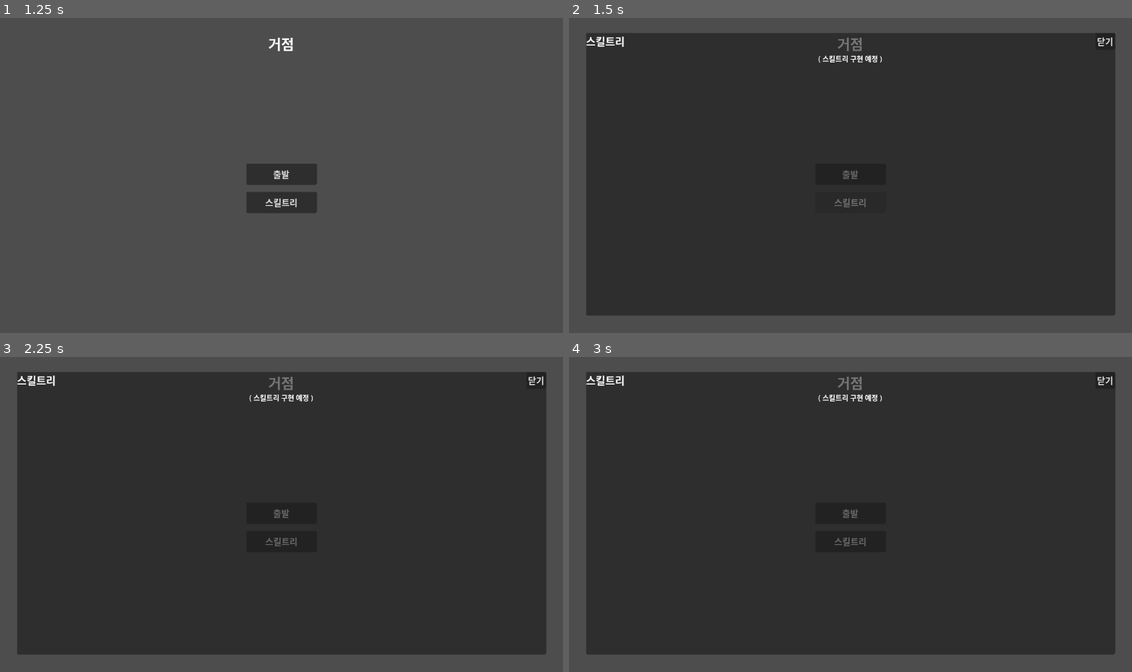
Above: before the commit, frames 1-4 (two rows, left to right).
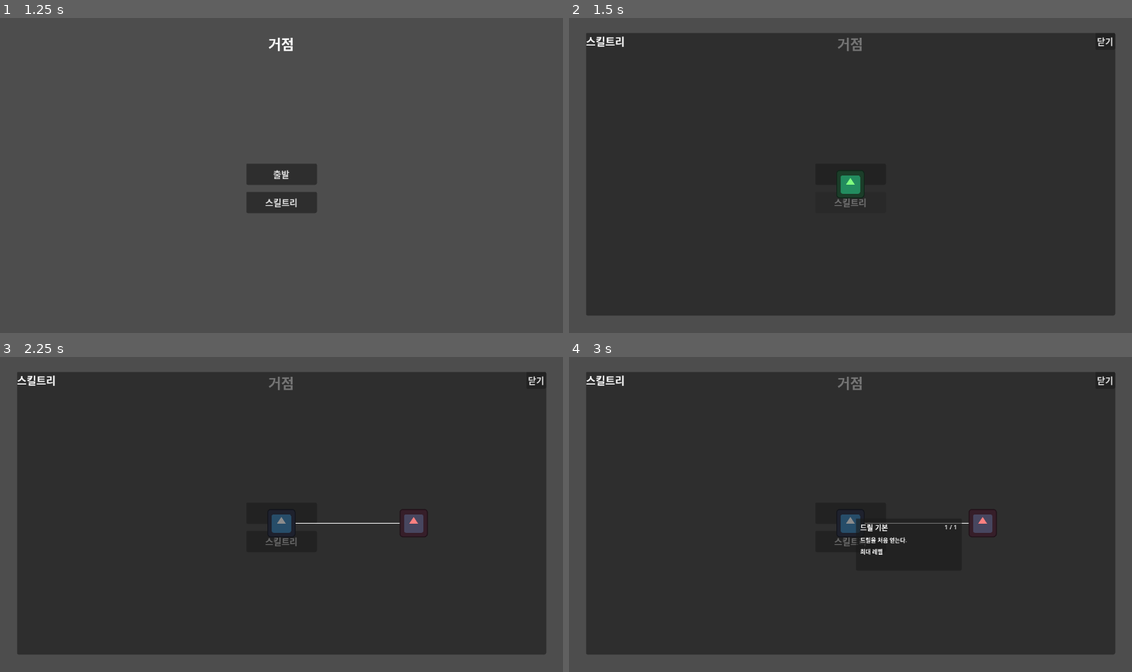
Above: after the commit, the same moments.

Repository: illwsion/Dig-Down-the-Planet
Game: Godot game, scene res://scenes/main/Main.tscn
Same seed, same stepped clock (60 frames per second), same inputs: the game is played once before the commit and once after it. The engine's default icon, where the game draws it, is replaced by a stand-in: a white triangle on a blue panel in a dark square.
Inputs (mouse positions are in pixels of both pictures, inside the frame that each line leads up to):
- Up to frame 1 (1.25 s): click "거점으로 복귀" at 0.5 s
- Up to frame 2 (1.5 s): click "스킬트리" at 1.25 s
- Up to frame 3 (2.25 s): click (281, 523) at 2.02 s
- Up to frame 4 (3 s): click "출발" at 2.75 s

Frame 1 is identical in both runs. In frame 2, 0.4% of the frame differs, in the area x 44-56%, y 11-58%; in frame 3, 0.7%; in frame 4, 0.8%, in the area x 44-76%, y 11-63%.

Commit message:
feat: 스킬, 스킬트리 시스템 구현

Diff:
--- a/autoload/GameState.gd
+++ b/autoload/GameState.gd
@@ -2,6 +2,40 @@
 
 ## 전역 게임 상태 (자원, 골드, 인벤 참조 등).
 
+const c_RootSkillId: StringName = &"drill_basic"
+
+## { 스킬id: 현재레벨 }. 미습득 스킬은 키 없음.
+var learned_skills: Dictionary = {}
+
+## 현재 트리에 표시 중인 스킬 id 목록.
+var visible_skills: Array[StringName] = []
+
+## 달러. 달러 획득 시스템 구현 전까지 0으로 유지.
+var dollars: int = 0
+
+## 광석 인벤토리. { ore_id: StringName -> amount: int }
+var ore_inventory: Dictionary = {}
+
+
 func _ready() -> void:
 	# Autoload는 메인 씬·자식 노드보다 먼저 _ready됨. World가 청크를 채우기 전에 실행해야 함.
 	WorldGenerator.randomize_run_seed()
+	visible_skills = [c_RootSkillId]
+	print("GameState: visible_skills = ", visible_skills)
+
+
+func can_afford(_cost: SkillCost) -> bool:
+	if dollars < _cost.dollar_cost:
+		return false
+	for oreId in _cost.ore_costs:
+		var required: int = _cost.ore_costs[oreId]
+		var owned: int = ore_inventory.get(oreId, 0)
+		if owned < required:
+			return false
+	return true
+
+
+func deduct_cost(_cost: SkillCost) -> void:
+	dollars -= _cost.dollar_cost
+	for oreId in _cost.ore_costs:
+		ore_inventory[oreId] = ore_inventory.get(oreId, 0) - _cost.ore_costs[oreId]
--- a/scenes/hub/Hub.gd
+++ b/scenes/hub/Hub.gd
@@ -4,6 +4,7 @@
 @onready var m_skill_tree_button: Button = $UILayer/SkillTreeButton
 @onready var m_skill_tree_panel: PanelContainer = $UILayer/SkillTreePanel
 @onready var m_close_button: Button = $UILayer/SkillTreePanel/VBox/HeaderBar/CloseButton
+@onready var m_skill_tree_view = $UILayer/SkillTreePanel/VBox/SkillTreeView
 
 
 func _ready() -> void:
@@ -18,6 +19,8 @@
 
 func _on_skill_tree_button_pressed() -> void:
 	m_skill_tree_panel.visible = true
+	# visible = true 이후 레이아웃 계산이 끝난 다음 프레임에 refresh 호출
+	m_skill_tree_view.call_deferred("refresh")
 
 
 func _on_close_button_pressed() -> void:
--- a/scenes/hub/Hub.tscn
+++ b/scenes/hub/Hub.tscn
@@ -1,6 +1,7 @@
-[gd_scene load_steps=2 format=3 uid="uid://hub_scene"]
+[gd_scene load_steps=3 format=3 uid="uid://hub_scene"]
 
 [ext_resource type="Script" path="res://scenes/hub/Hub.gd" id="1_hub"]
+[ext_resource type="PackedScene" path="res://scenes/ui/skill_tree/SkillTreeView.tscn" id="2_skilltreeview"]
 
 [node name="Hub" type="Node2D"]
 script = ExtResource("1_hub")
@@ -88,9 +89,6 @@
 theme_override_font_sizes/font_size = 20
 text = "닫기"
 
-[node name="ContentLabel" type="Label" parent="UILayer/SkillTreePanel/VBox"]
+[node name="SkillTreeView" parent="UILayer/SkillTreePanel/VBox" instance=ExtResource("2_skilltreeview")]
 layout_mode = 2
-theme_override_font_sizes/font_size = 16
-text = "( 스킬트리 구현 예정 )"
-horizontal_alignment = 1
-vertical_alignment = 1
+size_flags_vertical = 3
--- /dev/null
+++ b/scenes/ui/skill_tree/SkillNode.tscn
@@ -0,0 +1,16 @@
+[gd_scene load_steps=2 format=3 uid="uid://skill_node"]
+
+[ext_resource type="Script" path="res://scripts/ui/skill_tree/SkillNode.gd" id="1_skillnode"]
+
+[node name="SkillNode" type="Control"]
+custom_minimum_size = Vector2(64, 64)
+size = Vector2(64, 64)
+script = ExtResource("1_skillnode")
+
+[node name="IconButton" type="TextureButton" parent="."]
+layout_mode = 1
+anchors_preset = 0
+offset_right = 64.0
+offset_bottom = 64.0
+ignore_texture_size = true
+stretch_mode = 0
--- /dev/null
+++ b/scenes/ui/skill_tree/SkillTooltip.tscn
@@ -0,0 +1,60 @@
+[gd_scene load_steps=2 format=3 uid="uid://skill_tooltip"]
+
+[ext_resource type="Script" path="res://scripts/ui/skill_tree/SkillTooltip.gd" id="1_skilltooltip"]
+
+[node name="SkillTooltip" type="PanelContainer"]
+visible = false
+custom_minimum_size = Vector2(240, 0)
+script = ExtResource("1_skilltooltip")
+
+[node name="MarginContainer" type="MarginContainer" parent="."]
+layout_mode = 2
+theme_override_constants/margin_left = 10
+theme_override_constants/margin_top = 8
+theme_override_constants/margin_right = 10
+theme_override_constants/margin_bottom = 8
+
+[node name="VBox" type="VBoxContainer" parent="MarginContainer"]
+layout_mode = 2
+theme_override_constants/separation = 6
+
+[node name="HeaderRow" type="HBoxContainer" parent="MarginContainer/VBox"]
+layout_mode = 2
+
+[node name="NameLabel" type="Label" parent="MarginContainer/VBox/HeaderRow"]
+layout_mode = 2
+size_flags_horizontal = 3
+theme_override_font_sizes/font_size = 16
+text = "스킬 이름"
+
+[node name="LevelLabel" type="Label" parent="MarginContainer/VBox/HeaderRow"]
+layout_mode = 2
+theme_override_font_sizes/font_size = 14
+text = "0 / 1"
+
+[node name="DescLabel" type="Label" parent="MarginContainer/VBox"]
+layout_mode = 2
+theme_override_font_sizes/font_size = 13
+autowrap_mode = 3
+text = "설명"
+
+[node name="SeparatorCost" type="HSeparator" parent="MarginContainer/VBox"]
+layout_mode = 2
+
+[node name="CostLabel" type="Label" parent="MarginContainer/VBox"]
+layout_mode = 2
+theme_override_font_sizes/font_size = 13
+text = "비용: 없음"
+
+[node name="SeparatorEffects" type="HSeparator" parent="MarginContainer/VBox"]
+layout_mode = 2
+
+[node name="EffectsBox" type="VBoxContainer" parent="MarginContainer/VBox"]
+layout_mode = 2
+theme_override_constants/separation = 4
+
+[node name="MaxLevelLabel" type="Label" parent="MarginContainer/VBox"]
+visible = false
+layout_mode = 2
+theme_override_font_sizes/font_size = 13
+text = "최대 레벨"
--- /dev/null
+++ b/scenes/ui/skill_tree/SkillTreeView.tscn
@@ -0,0 +1,21 @@
+[gd_scene load_steps=4 format=3 uid="uid://skill_tree_view"]
+
+[ext_resource type="Script" path="res://scripts/ui/skill_tree/SkillTreeView.gd" id="1_skilltreeview"]
+[ext_resource type="PackedScene" path="res://scenes/ui/skill_tree/SkillTooltip.tscn" id="2_skilltooltip"]
+[ext_resource type="Script" path="res://scripts/ui/skill_tree/SkillTreeLines.gd" id="3_skilltreelines"]
+
+[node name="SkillTreeView" type="Control"]
+script = ExtResource("1_skilltreeview")
+anchors_preset = 15
+anchor_right = 1.0
+anchor_bottom = 1.0
+clip_contents = true
+
+[node name="Canvas" type="Node2D" parent="."]
+
+[node name="ConnectionsLayer" type="Node2D" parent="Canvas"]
+script = ExtResource("3_skilltreelines")
+
+[node name="NodesLayer" type="Control" parent="Canvas"]
+
+[node name="Tooltip" parent="." instance=ExtResource("2_skilltooltip")]
--- /dev/null
+++ b/scripts/ui/skill_tree/SkillNode.gd
@@ -0,0 +1,57 @@
+extends Control
+
+const c_DefaultIcon := preload("res://icon.svg")
+const c_ColorCanAfford := Color(0.5, 1.0, 0.5)
+const c_ColorCannotAfford := Color(1.0, 0.5, 0.5)
+const c_ColorMaxLevel := Color(0.55, 0.55, 0.55)
+
+@onready var m_icon_button: TextureButton = $IconButton
+
+var m_skill_def: SkillDef
+var m_current_level: int
+var m_tooltip: Node
+
+signal purchased(skill_id: StringName)
+
+
+func setup(_skillDef: SkillDef, _currentLevel: int, _tooltip: Node) -> void:
+	m_skill_def = _skillDef
+	m_current_level = _currentLevel
+	m_tooltip = _tooltip
+	position = _skillDef.position - custom_minimum_size / 2.0
+	m_icon_button.texture_normal = c_DefaultIcon
+	m_icon_button.mouse_entered.connect(_on_mouse_entered)
+	m_icon_button.mouse_exited.connect(_on_mouse_exited)
+	m_icon_button.pressed.connect(_on_pressed)
+	_update_color()
+
+
+func _on_mouse_entered() -> void:
+	if m_tooltip:
+		m_tooltip.show_for(m_skill_def, m_current_level)
+
+
+func _on_mouse_exited() -> void:
+	if m_tooltip:
+		m_tooltip.visible = false
+
+
+func _on_pressed() -> void:
+	if m_current_level >= m_skill_def.max_level:
+		return
+
+	var cost: SkillCost = m_skill_def.cost_per_level[m_current_level]
+	if not GameState.can_afford(cost):
+		return
+
+	GameState.deduct_cost(cost)
+	GameState.learned_skills[m_skill_def.id] = m_current_level + 1
+	purchased.emit(m_skill_def.id)
+
+
+func _update_color() -> void:
+	if m_current_level >= m_skill_def.max_level:
+		m_icon_button.modulate = c_ColorMaxLevel
+		return
+	var cost: SkillCost = m_skill_def.cost_per_level[m_current_level]
+	m_icon_button.modulate = c_ColorCanAfford if GameState.can_afford(cost) else c_ColorCannotAfford
--- /dev/null
+++ b/scripts/ui/skill_tree/SkillTooltip.gd
@@ -0,0 +1,100 @@
+extends PanelContainer
+
+@onready var m_name_label: Label = $MarginContainer/VBox/HeaderRow/NameLabel
+@onready var m_level_label: Label = $MarginContainer/VBox/HeaderRow/LevelLabel
+@onready var m_desc_label: Label = $MarginContainer/VBox/DescLabel
+@onready var m_cost_label: Label = $MarginContainer/VBox/CostLabel
+@onready var m_separator_cost: HSeparator = $MarginContainer/VBox/SeparatorCost
+@onready var m_separator_effects: HSeparator = $MarginContainer/VBox/SeparatorEffects
+@onready var m_effects_box: VBoxContainer = $MarginContainer/VBox/EffectsBox
+@onready var m_max_level_label: Label = $MarginContainer/VBox/MaxLevelLabel
+
+const c_Offset := Vector2(12, 12)
+const c_ScreenMargin := 8.0
+
+
+func _process(_delta: float) -> void:
+	if not visible:
+		return
+	_update_position(get_viewport().get_mouse_position())
+
+
+func show_for(_skillDef: SkillDef, _currentLevel: int) -> void:
+	m_name_label.text = _skillDef.display_name
+	m_level_label.text = "%d / %d" % [_currentLevel, _skillDef.max_level]
+	m_desc_label.text = _skillDef.description
+
+	var isMaxLevel := _currentLevel >= _skillDef.max_level
+
+	_update_cost(_skillDef, _currentLevel, isMaxLevel)
+	_update_effects(_skillDef, _currentLevel, isMaxLevel)
+
+	visible = true
+
+
+func _update_cost(_skillDef: SkillDef, _currentLevel: int, _isMaxLevel: bool) -> void:
+	if _isMaxLevel:
+		m_separator_cost.visible = false
+		m_cost_label.visible = false
+		return
+
+	m_separator_cost.visible = true
+	m_cost_label.visible = true
+
+	var cost: SkillCost = _skillDef.cost_per_level[_currentLevel]
+	var parts: Array[String] = []
+
+	if cost.dollar_cost > 0:
+		parts.append("$%d" % cost.dollar_cost)
+
+	for oreId in cost.ore_costs:
+		parts.append("%s × %d" % [oreId, cost.ore_costs[oreId]])
+
+	m_cost_label.text = "비용: %s" % (", ".join(parts) if parts.size() > 0 else "없음")
+
+
+func _update_effects(_skillDef: SkillDef, _currentLevel: int, _isMaxLevel: bool) -> void:
+	for child in m_effects_box.get_children():
+		child.queue_free()
+
+	if _isMaxLevel:
+		m_separator_effects.visible = false
+		m_effects_box.visible = false
+		m_max_level_label.visible = true
+		return
+
+	m_separator_effects.visible = true
+	m_effects_box.visible = true
+	m_max_level_label.visible = false
+
+	for effect in _skillDef.effects:
+		var currentBonus := effect.value_per_level * _currentLevel
+		var nextBonus := effect.value_per_level * (_currentLevel + 1)
+		var row := Label.new()
+		row.add_theme_font_size_override("font_size", 13)
+		row.text = "%s  +%s → +%s" % [
+			effect.stat_id,
+			_format_number(currentBonus),
+			_format_number(nextBonus)
+		]
+		m_effects_box.add_child(row)
+
+
+func _update_position(_mousePos: Vector2) -> void:
+	var viewportSize := get_viewport_rect().size
+	var tooltipSize := size
+	var targetPos := _mousePos + c_Offset
+
+	if targetPos.x + tooltipSize.x + c_ScreenMargin > viewportSize.x:
+		targetPos.x = _mousePos.x - tooltipSize.x - c_Offset.x
+
+	if targetPos.y + tooltipSize.y + c_ScreenMargin > viewportSize.y:
+		targetPos.y = _mousePos.y - tooltipSize.y - c_Offset.y
+
+	global_position = targetPos
+
+
+func _format_number(_value: float) -> String:
+	if _value == floorf(_value):
+		return str(int(_value))
+	return "%.1f" % _value
--- /dev/null
+++ b/scripts/ui/skill_tree/SkillTreeLines.gd
@@ -0,0 +1,28 @@
+extends Node2D
+
+const c_ColorConnected := Color(1.0, 1.0, 1.0, 0.9)
+const c_ColorUnlearned := Color(0.5, 0.5, 0.5, 0.6)
+const c_LineWidth := 2.0
+
+var m_skill_defs: Dictionary = {}
+
+
+func update_lines(_skillDefs: Dictionary) -> void:
+	m_skill_defs = _skillDefs
+	queue_redraw()
+
+
+func _draw() -> void:
+	for skillId in GameState.visible_skills:
+		var skillDef: SkillDef = m_skill_defs.get(skillId)
+		if not skillDef:
+			continue
+		for prereqId in skillDef.prerequisites:
+			if not GameState.visible_skills.has(prereqId):
+				continue
+			var prereqDef: SkillDef = m_skill_defs.get(prereqId)
+			if not prereqDef:
+				continue
+			var prereqLearned: bool = (GameState.learned_skills.get(prereqId, 0) as int) >= 1
+			var lineColor := c_ColorConnected if prereqLearned else c_ColorUnlearned
+			draw_line(prereqDef.position, skillDef.position, lineColor, c_LineWidth)
--- /dev/null
+++ b/scripts/ui/skill_tree/SkillTreeView.gd
@@ -0,0 +1,96 @@
+extends Control
+
+const c_SkillNodeScene := preload("res://scenes/ui/skill_tree/SkillNode.tscn")
+const c_ZoomMin := 0.3
+const c_ZoomMax := 2.0
+const c_ZoomStep := 0.1
+
+@onready var m_canvas: Node2D = $Canvas
+@onready var m_connections_layer: Node2D = $Canvas/ConnectionsLayer
+@onready var m_nodes_layer: Control = $Canvas/NodesLayer
+@onready var m_tooltip: Node = $Tooltip
+
+var m_skill_defs: Dictionary = {}
+var m_is_dragging: bool = false
+
+
+func _ready() -> void:
+	_load_skill_defs()
+	refresh()
+
+
+func refresh() -> void:
+	m_canvas.position = size / 2.0
+	_clear_nodes()
+	for skillId in GameState.visible_skills:
+		if not m_skill_defs.has(skillId):
+			push_warning("SkillTreeView: 스킬 id를 찾을 수 없음 — %s" % skillId)
+			continue
+		var skillDef: SkillDef = m_skill_defs[skillId]
+		var currentLevel: int = GameState.learned_skills.get(skillId, 0)
+		var node := c_SkillNodeScene.instantiate()
+		m_nodes_layer.add_child(node)
+		node.setup(skillDef, currentLevel, m_tooltip)
+		node.purchased.connect(_on_skill_purchased)
+
+	m_connections_layer.update_lines(m_skill_defs)
+	print("SkillTreeView: %d개 스킬 노드 배치 완료" % m_nodes_layer.get_child_count())
+
+
+func _on_skill_purchased(_skillId: StringName) -> void:
+	var skillDef: SkillDef = m_skill_defs.get(_skillId)
+	if not skillDef:
+		return
+
+	var newLevel: int = GameState.learned_skills.get(_skillId, 0)
+	if newLevel == 1:
+		for unlockedId in skillDef.unlocks:
+			if GameState.visible_skills.has(unlockedId):
+				continue
+			var unlockedDef: SkillDef = m_skill_defs.get(unlockedId)
+			if not unlockedDef:
+				continue
+			var allMet := true
+			for prereqId in unlockedDef.prerequisites:
+				if GameState.learned_skills.get(prereqId, 0) < 1:
+					allMet = false
+					break
+			if allMet:
+				GameState.visible_skills.append(unlockedId)
+
+	refresh()
+
+
+func _gui_input(_event: InputEvent) -> void:
+	if _event is InputEventMouseButton:
+		if _event.button_index == MOUSE_BUTTON_LEFT:
+			m_is_dragging = _event.pressed
+
+		elif _event.button_index == MOUSE_BUTTON_WHEEL_UP:
+			_zoom(_event.position, 1.0 + c_ZoomStep)
+
+		elif _event.button_index == MOUSE_BUTTON_WHEEL_DOWN:
+			_zoom(_event.position, 1.0 - c_ZoomStep)
+
+	elif _event is InputEventMouseMotion and m_is_dragging:
+		m_canvas.position += _event.relative
+
+
+func _zoom(_mousePos: Vector2, _factor: float) -> void:
+	var oldScale := m_canvas.scale.x
+	var newScale := clampf(oldScale * _factor, c_ZoomMin, c_ZoomMax)
+	var actualFactor := newScale / oldScale
+	m_canvas.position = _mousePos + (m_canvas.position - _mousePos) * actualFactor
+	m_canvas.scale = Vector2(newScale, newScale)
+
+
+func _load_skill_defs() -> void:
+	var allSkills := SkillDatabase.load_all()
+	for skillDef in allSkills:
+		m_skill_defs[skillDef.id] = skillDef
+	print("SkillTreeView: 스킬 데이터 %d개 로드 완료" % m_skill_defs.size())
+
+
+func _clear_nodes() -> void:
+	for child in m_nodes_layer.get_children():
+		child.queue_free()
--- a/scripts/world/Chunk.gd
+++ b/scripts/world/Chunk.gd
@@ -26,7 +26,7 @@
 	_fill_tiles()
 
 
-func block_id_for_cell(local_cell: Vector2i) -> StringName:
+func block_id_for_cell(_local_cell: Vector2i) -> StringName:
 	## 나중에 아틀라스/소스로 돌·흙 분기. MVP는 흙만.
 	return &"dirt"
 
--- a/scripts/world/World.gd
+++ b/scripts/world/World.gd
@@ -7,7 +7,7 @@
 const CHUNK_HEIGHT_TILES := 32
 const TILE_SIZE_PX := 32
 const CHUNK_HEIGHT_PX := CHUNK_HEIGHT_TILES * TILE_SIZE_PX
-const WORLD_ORIGIN_X := -(32 * TILE_SIZE_PX) / 2
+const WORLD_ORIGIN_X := -(32 * TILE_SIZE_PX) / 2.0
 
 ## 땅(0m)은 월드 픽셀 y=0부터. 그 위(음수 y 구간)에는 청크를 두지 않음.
 const MIN_CHUNK_INDEX_Y := 0
Not shown, added: scripts/ui/skill_tree/SkillNode.gd.uid
Not shown, added: scripts/ui/skill_tree/SkillTooltip.gd.uid
Not shown, added: scripts/ui/skill_tree/SkillTreeLines.gd.uid
Not shown, added: scripts/ui/skill_tree/SkillTreeView.gd.uid
Not shown, changed: SKILL_TREE_DESIGN.md
